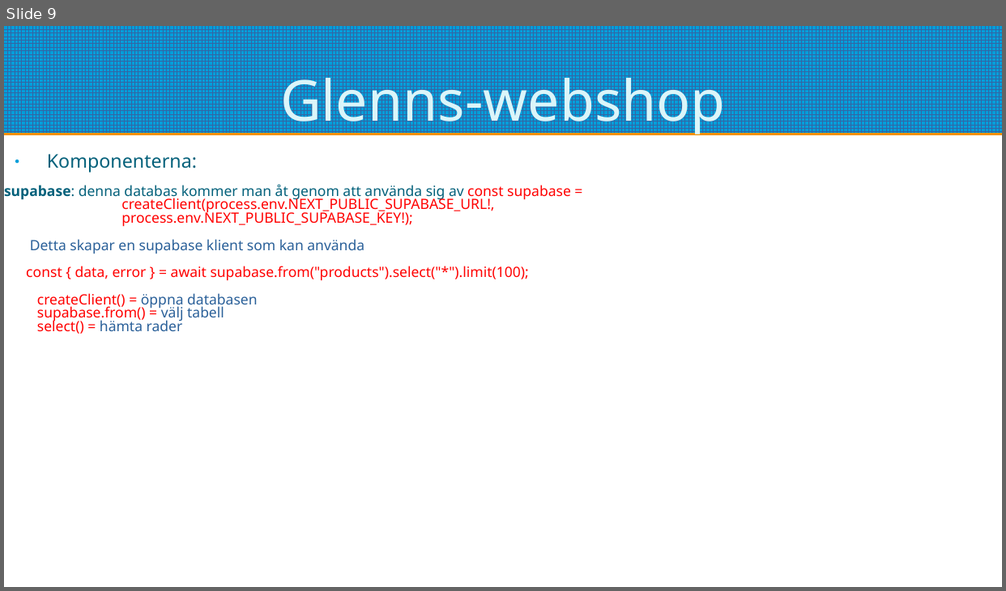
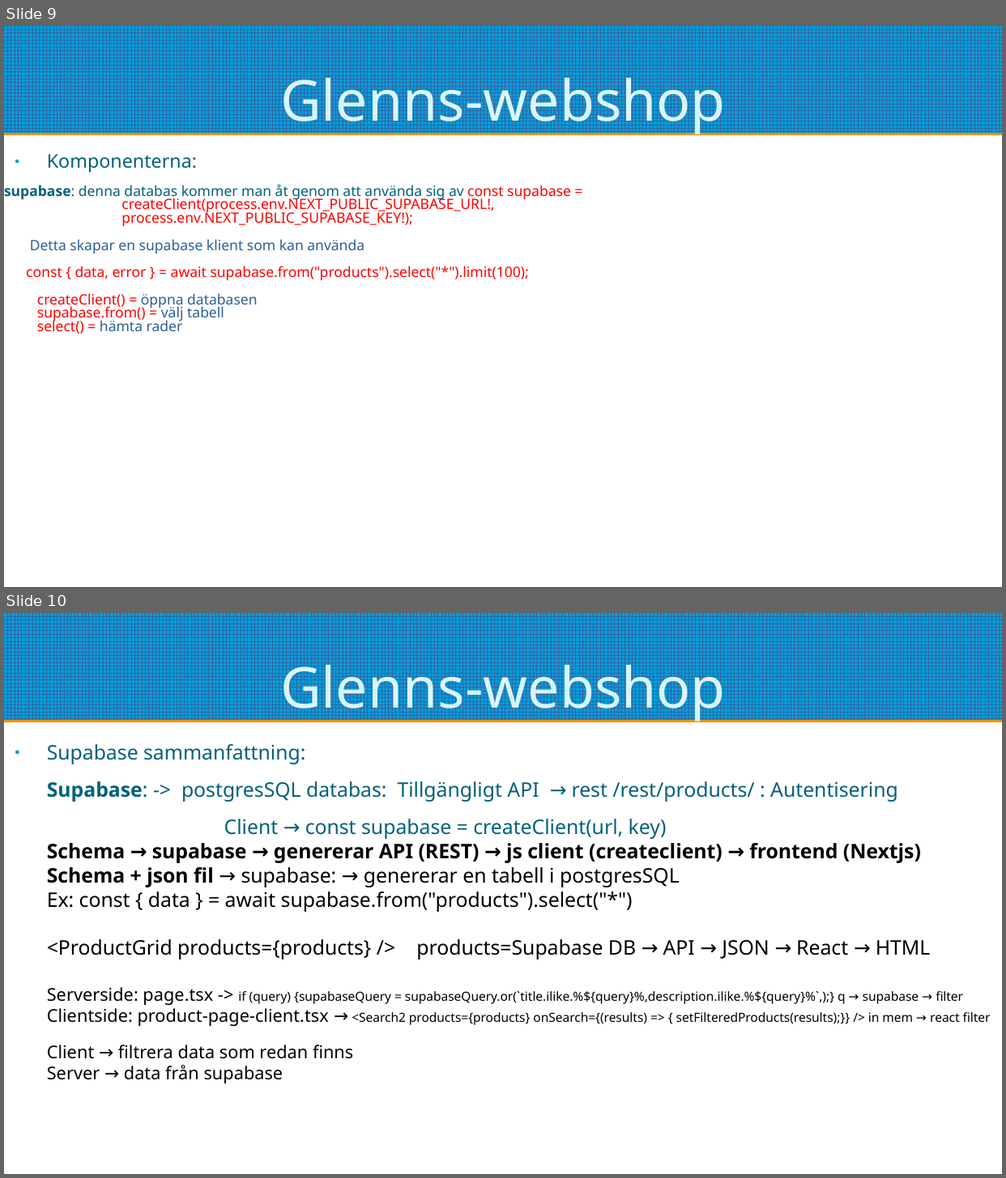
Before and after one commit to pontusOlssonGit/glenns-webshop, a slide deck: redovisning.odp. Shown one above the other, each under a label of ours: slide 9 before the commit, slides 9 and 10 after it. The pictures are 1006x591 and 1006x1178 pixels, drawn with LibreOffice and Linux fonts; fonts in the diff are those of the drawing. Boxes give left, top, right and bottom in pixels: in the first picture for what was removed or moved away, otherwise in the second. Text is boxed around its words. In the diff, an @@ line names an element or a change of style, - is before the commit and + after.

```diff
--- a/redovisning.odp
+++ b/redovisning.odp
@@ slide 10 added at bbox=[4, 613, 1002, 1174], background #FFFFFF; not listed: 1 template element that a slide beside it also shows @@
@@ title added at bbox=[280, 655, 726, 722], 45 pt, text #DBF5F9 @@
+Glenns-webshop
@@ text added at bbox=[47, 744, 991, 1084], 16 pt, text #000000 @@
+● Supabase sammanfattning:
+Supabase: -> postgresSQL databas: Tillgängligt API → rest /rest/products/ : Autentisering
+Client → const supabase = createClient(url, key)
+Schema → supabase → genererar API (REST) → js client (createclient) → frontend (Nextjs)
+Schema + json fil → supabase: → genererar en tabell i postgresSQL
+Ex: const { data } = await supabase.from("products").select("*")
+<ProductGrid products={products} /> products=Supabase DB → API → JSON → React → HTML
+Serverside: page.tsx -> if (query) {supabaseQuery = supabaseQuery.or(`title.ilike.%${query}%,description.ilike.%${query}%`,);} q → supabase → filter
+Clientside: product-page-client.tsx → <Search2 products={products} onSearch={(results) => { setFilteredProducts(results);}} /> in mem → react filter
+Client → filtrera data som redan finns
+Server → data från supabase
```
Also in this commit, not shown: 4 other files.
